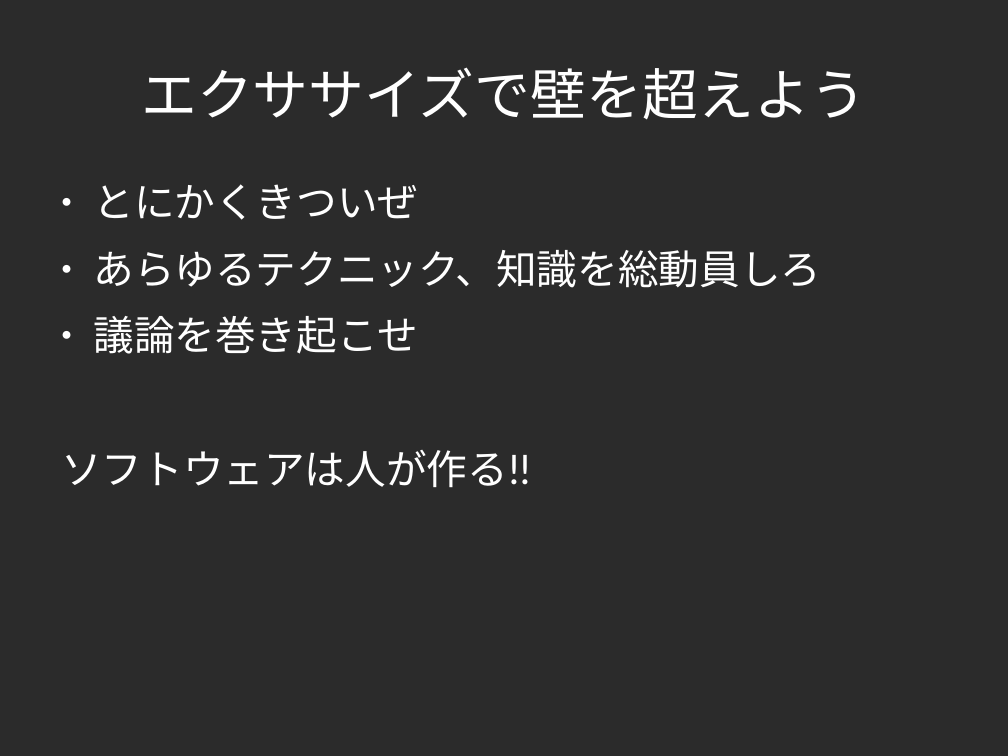
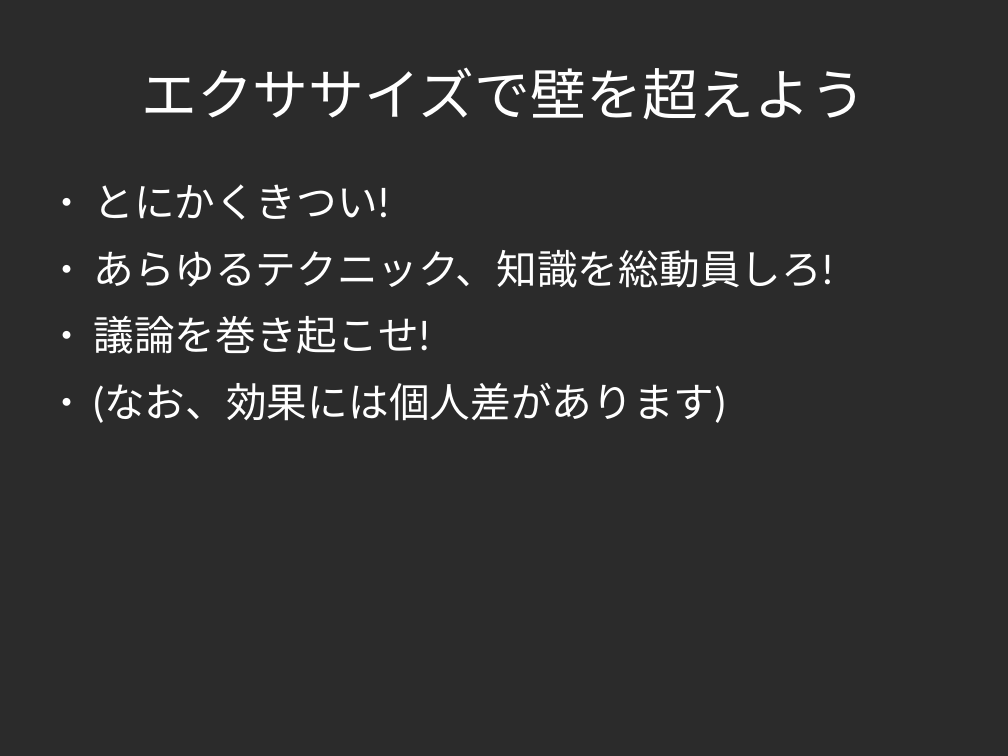
Before and after one commit to yojik/yojik-lib, a slide deck: slide 74 of 2009devsumi/oo_exercise/doc/devsum.odp (slide 71 before the commit). Drawn at 1008x756 pixels with LibreOffice and Linux fonts; fonts in the diff are those of the drawing; background and template pictures are left out; a plain dark background stands for a picture behind light text. Boxes give left, top, right and bottom in pixels: in the first picture for what was removed or moved away, otherwise in the second. Text is boxed around its words. In the diff, an @@ line names an element or a change of style, - is before the commit and + after.

```diff
--- a/2009devsumi/oo_exercise/doc/devsum.odp
+++ b/2009devsumi/oo_exercise/doc/devsum.odp
@@ text at [93,184,833,423]: text changed @@
-● とにかくきついぜ
-● あらゆるテクニック、知識を総動員しろ
-● 議論を巻き起こせ
-ソフトウェアは人が作る!!
+● とにかくきつい!
+● あらゆるテクニック、知識を総動員しろ!
+● 議論を巻き起こせ!
+● (なお、効果には個人差があります)
```
Also in this commit, not shown: 16 other slides changed, 4 slides added, 1 slide removed.
